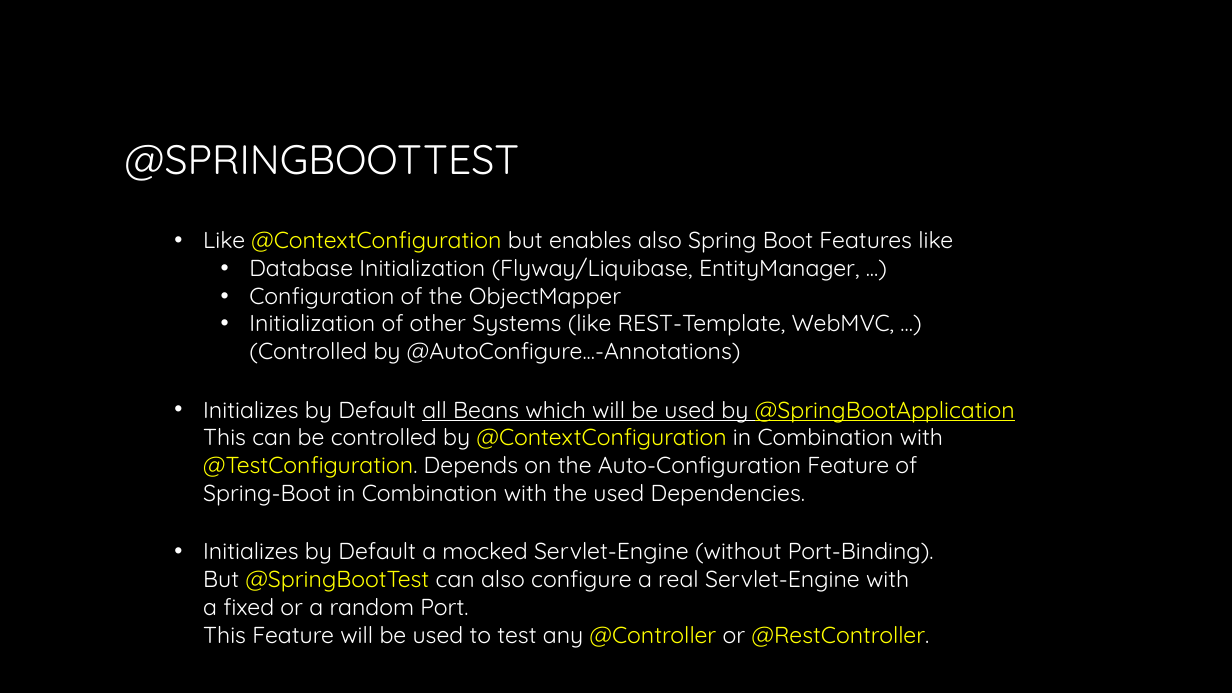
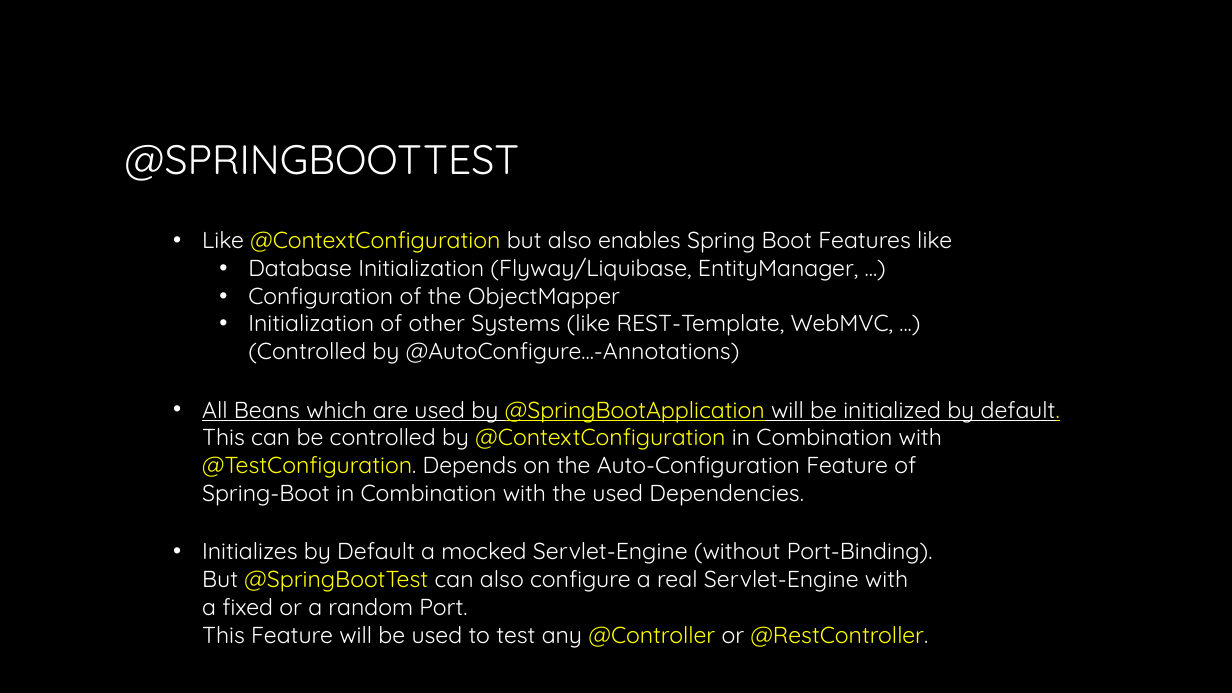
Before and after one commit to jack-geronimo/spring-boot-test-meetup, a slide deck: slide 18 of meetup-presentation.pptx. Drawn at 1232x693 pixels with LibreOffice and Linux fonts; fonts in the diff are those of the drawing; background and template pictures are left out. Boxes give left, top, right and bottom in pixels: in the first picture for what was removed or moved away, otherwise in the second. Text is boxed around its words. In the diff, an @@ line names an element or a change of style, - is before the commit and + after.

```diff
--- a/meetup-presentation.pptx
+++ b/meetup-presentation.pptx
@@ text at box(202, 231, 952, 253): text changed @@
-• Like @ContextConfiguration but enables also Spring Boot Features like
+• Like @ContextConfiguration but also enables Spring Boot Features like
@@ text at box(202, 401, 1060, 506): text changed @@
-• Initializes by Default all Beans which will be used by @SpringBootApplication
-  This can be controlled by @ContextConfiguration in Combination with
-  @TestConfiguration. Depends on the Auto-Configuration Feature of
-  Spring-Boot in Combination with the used Dependencies.
+• All Beans which are used by @SpringBootApplication will be initialized by default.
+  This can be controlled by @ContextConfiguration in Combination with
+  @TestConfiguration. Depends on the Auto-Configuration Feature of
+  Spring-Boot in Combination with the used Dependencies.
```
Also in this commit, not shown: 1 other slide changed.
